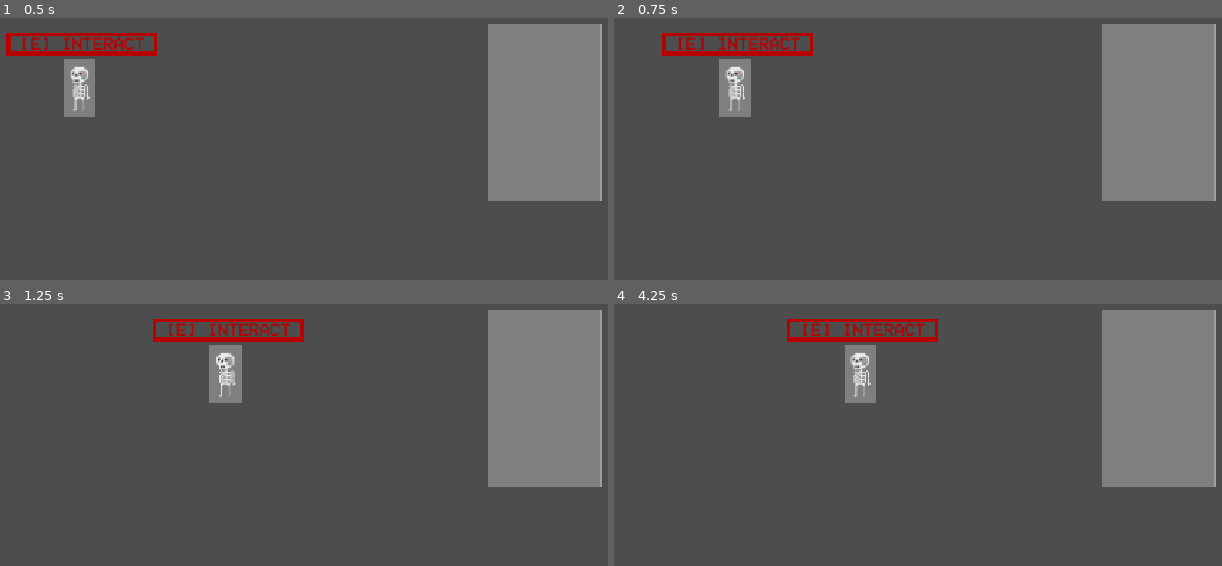
Above: before the commit, frames 1-4 (two rows, left to right).
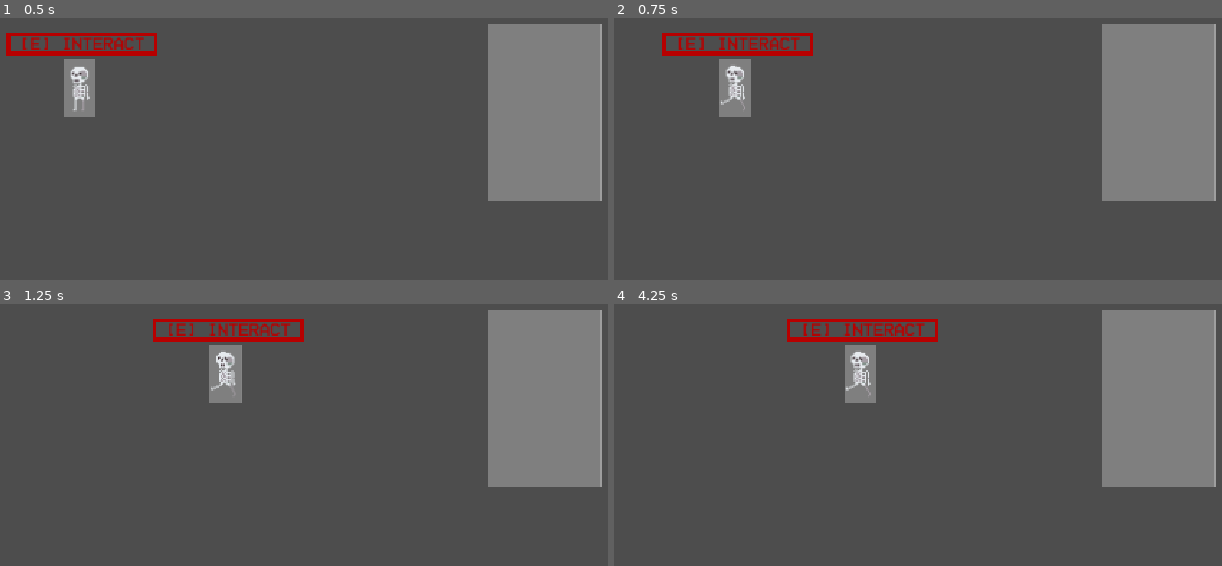
Above: after the commit, the same moments.

Repository: bruttosozial/FoundAndLost
Game: Godot game, scene res://Scenes/main.tscn
Same seed, same stepped clock (60 frames per second), same inputs: the game is played once before the commit and once after it. The engine's default icon, where the game draws it, is replaced by a stand-in: a white triangle on a blue panel in a dark square.
Inputs:
- Up to frame 1 (0.5 s): no input
- Up to frame 2 (0.75 s): tap Enter at 0.5 s; hold Right (ui_right) from 0.53 s (still down); tap E (interact) at 0.6 s
- Up to frame 3 (1.25 s): keep holding Right (ui_right)
- Up to frame 4 (4.25 s): release Right (ui_right) at 1.28 s; hold Down (ui_down) 1.28-2.03 s; tap E (interact) every 0.75 s from 1.35 to 3.6 s; hold Right (ui_right) 2.03-2.78 s; hold Up (ui_up) 2.78-3.53 s; hold Left (ui_left) from 3.53 s (still down)

Frame 1 is identical in both runs. In frame 2, 0.2% of the frame differs, in the area x 17-22%, y 18-36%; in frame 3, 0.1%; in frame 4, 0.2%, in the area x 38-43%, y 18-36%.

Commit message:
Skelly animation tied to player movement

Diff:
--- a/Scenes/Skelly.tscn
+++ b/Scenes/Skelly.tscn
@@ -42,8 +42,8 @@
 "texture": SubResource("AtlasTexture_jpvyd")
 }],
 "loop": 1,
-"name": &"default",
-"speed": 5.0
+"name": &"run",
+"speed": 8.0
 }]
 
 [node name="Skell" type="CharacterBody2D" unique_id=1846132312]
@@ -91,4 +91,6 @@
 position = Vector2(-2, -7)
 scale = Vector2(1.96875, 1.96875)
 sprite_frames = SubResource("SpriteFrames_r5iys")
-frame_progress = 0.59218395
+animation = &"run"
+frame = 3
+frame_progress = 0.82736385
--- a/Scripts/skelly.gd
+++ b/Scripts/skelly.gd
@@ -2,6 +2,7 @@
 class_name PlayerController
 
 @onready var item_sprite = $ItemSprite2D
+@onready var _animated_sprite = $AnimatedSprite2D
 
 var speed = 300
 var current_item : ItemResource
@@ -10,8 +11,17 @@
 	var direction := Input.get_vector("ui_left", "ui_right", "ui_up", "ui_down")
 	if direction != Vector2.ZERO:
 		velocity = direction * speed
+		if direction == Vector2.UP:
+			_animated_sprite.play("run")
+		if direction == Vector2.DOWN:
+			_animated_sprite.play("run")
+		if direction == Vector2.LEFT:
+			_animated_sprite.play("run")
+		if direction == Vector2.RIGHT:
+			_animated_sprite.play("run")
 	else:
 		velocity = Vector2.ZERO
+		_animated_sprite.stop()
 
 	move_and_slide()
 
